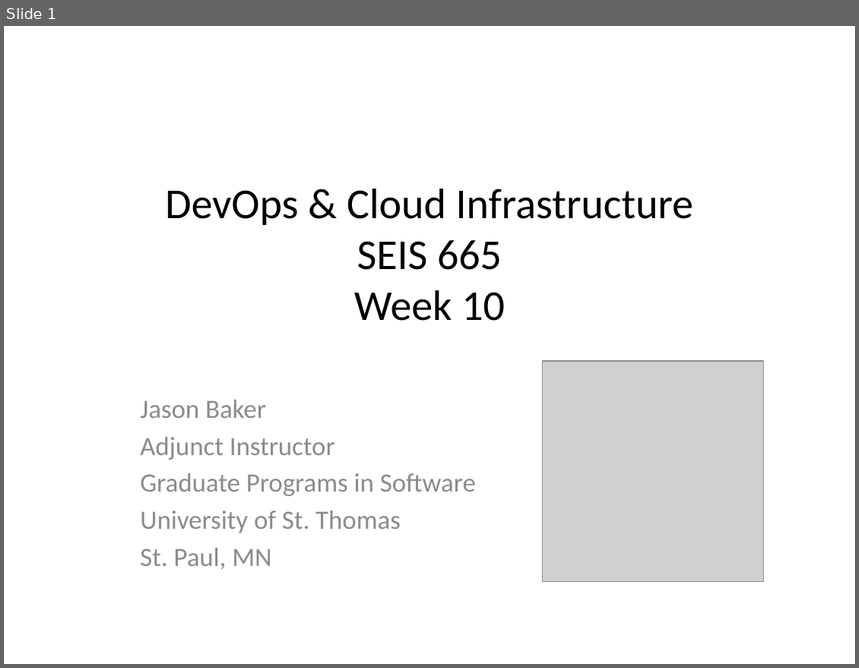
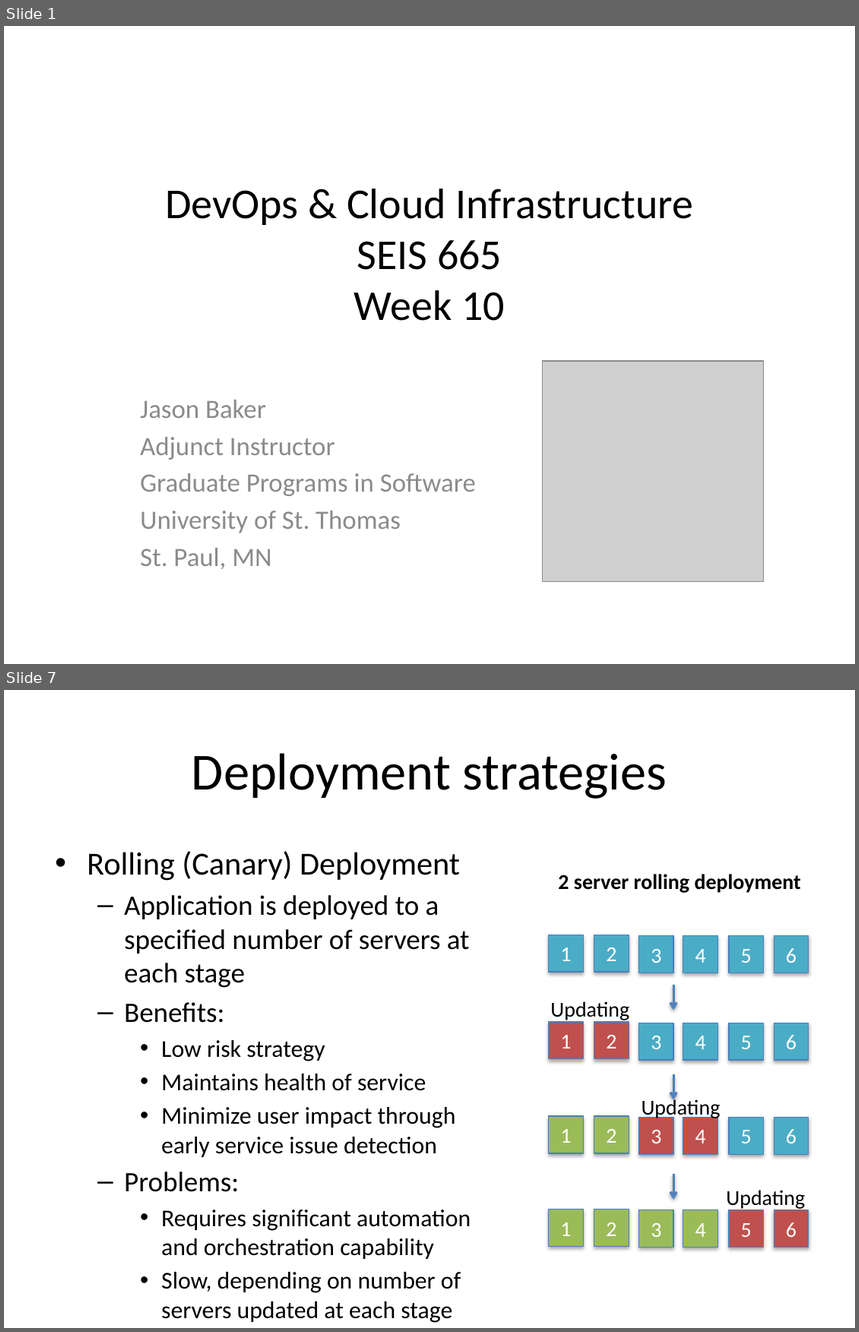
Before and after one commit to jasondbaker/infrastructure-class, a slide deck: lectures/infrastructure-week-10.pptx. Shown one above the other, each under a label of ours: slide 1 before the commit, slides 1 and 7 after it; the slides between them are not shown. The pictures are 859x668 and 859x1332 pixels, drawn with LibreOffice and Linux fonts; fonts in the diff are those of the drawing; grey boxes stand for pictures. Boxes give left, top, right and bottom in pixels: in the first picture for what was removed or moved away, otherwise in the second. Text is boxed around its words. In the diff, an @@ line names an element or a change of style, - is before the commit and + after.

```diff
--- a/lectures/infrastructure-week-10.pptx
+++ b/lectures/infrastructure-week-10.pptx
@@ slide 7 added at (4,690,855,1328), background #FFFFFF @@
@@ title added at (192,753,667,799), 44 pt, text #000000 @@
+Deployment strategies
@@ text added at (87,851,471,1323), 20.4 pt, text #000000 @@
+• Rolling (Canary) Deployment
+  – Application is deployed to a specified number of servers at each stage
+  – Benefits:
+    • Low risk strategy
+    • Maintains health of service
+    • Minimize user impact through early service issue detection
+  – Problems:
+    • Requires significant automation and orchestration capability
+    • Slow, depending on number of servers updated at each stage
@@ text added at (558,874,801,893), 18 pt, text #000000, bold @@
+2 server rolling deployment
@@ rectangle added at (549,935,584,973), fill #4BACC6, outline #4B7EBC 0.75 pt, 18 pt, text #FFFFFF @@
+1
@@ rectangle added at (594,935,629,973), fill #4BACC6, outline #4B7EBC 0.75 pt, 18 pt, text #FFFFFF @@
+2
@@ rectangle added at (639,936,674,973), fill #4BACC6, outline #4B7EBC 0.75 pt, 18 pt, text #FFFFFF @@
+3
@@ rectangle added at (683,936,718,973), fill #4BACC6, outline #4B7EBC 0.75 pt, 18 pt, text #FFFFFF @@
+4
@@ rectangle added at (729,936,764,973), fill #4BACC6, outline #4B7EBC 0.75 pt, 18 pt, text #FFFFFF @@
+5
@@ rectangle added at (775,936,810,973), fill #4BACC6, outline #4B7EBC 0.75 pt, 18 pt, text #FFFFFF @@
+6
@@ arrow added from (674, 985) to (674, 1010), #4F81BD 2 pt @@
@@ text added at (550,1002,629,1022), 18 pt, text #000000 @@
+Updating
@@ rectangle added at (549,1022,584,1059), fill #C0504D, outline #4B7EBC 0.75 pt, 18 pt, text #FFFFFF @@
+1
@@ rectangle added at (594,1022,629,1059), fill #C0504D, outline #4B7EBC 0.75 pt, 18 pt, text #FFFFFF @@
+2
@@ rectangle added at (639,1023,674,1060), fill #4BACC6, outline #4B7EBC 0.75 pt, 18 pt, text #FFFFFF @@
+3
@@ rectangle added at (683,1023,718,1060), fill #4BACC6, outline #4B7EBC 0.75 pt, 18 pt, text #FFFFFF @@
+4
@@ rectangle added at (729,1023,764,1060), fill #4BACC6, outline #4B7EBC 0.75 pt, 18 pt, text #FFFFFF @@
+5
@@ rectangle added at (775,1023,810,1060), fill #4BACC6, outline #4B7EBC 0.75 pt, 18 pt, text #FFFFFF @@
+6
@@ arrow added from (674, 1075) to (674, 1100), #4F81BD 2 pt @@
@@ text added at (642,1097,721,1119), 18 pt, text #000000 @@
+Updating
@@ rectangle added at (549,1116,584,1154), fill #9BBB59, outline #4B7EBC 0.75 pt, 18 pt, text #FFFFFF @@
+1
@@ rectangle added at (594,1116,629,1154), fill #9BBB59, outline #4B7EBC 0.75 pt, 18 pt, text #FFFFFF @@
+2
@@ rectangle added at (639,1117,674,1155), fill #C0504D, outline #4B7EBC 0.75 pt, 18 pt, text #FFFFFF @@
+3
@@ rectangle added at (683,1117,718,1155), fill #C0504D, outline #4B7EBC 0.75 pt, 18 pt, text #FFFFFF @@
+4
@@ rectangle added at (729,1117,764,1155), fill #4BACC6, outline #4B7EBC 0.75 pt, 18 pt, text #FFFFFF @@
+5
@@ rectangle added at (775,1117,810,1155), fill #4BACC6, outline #4B7EBC 0.75 pt, 18 pt, text #FFFFFF @@
+6
@@ arrow added from (674, 1174) to (674, 1200), #4F81BD 2 pt @@
@@ text added at (726,1190,805,1211), 18 pt, text #000000 @@
+Updating
@@ rectangle added at (549,1209,584,1246), fill #9BBB59, outline #4B7EBC 0.75 pt, 18 pt, text #FFFFFF @@
+1
@@ rectangle added at (594,1209,629,1246), fill #9BBB59, outline #4B7EBC 0.75 pt, 18 pt, text #FFFFFF @@
+2
@@ rectangle added at (639,1210,674,1248), fill #9BBB59, outline #4B7EBC 0.75 pt, 18 pt, text #FFFFFF @@
+3
@@ rectangle added at (683,1210,718,1248), fill #9BBB59, outline #4B7EBC 0.75 pt, 18 pt, text #FFFFFF @@
+4
@@ rectangle added at (729,1210,764,1248), fill #C0504D, outline #4B7EBC 0.75 pt, 18 pt, text #FFFFFF @@
+5
@@ rectangle added at (775,1210,810,1248), fill #C0504D, outline #4B7EBC 0.75 pt, 18 pt, text #FFFFFF @@
+6
```
Also in this commit, not shown: 1 slide changed, 10 other slides added, 1 other file.
